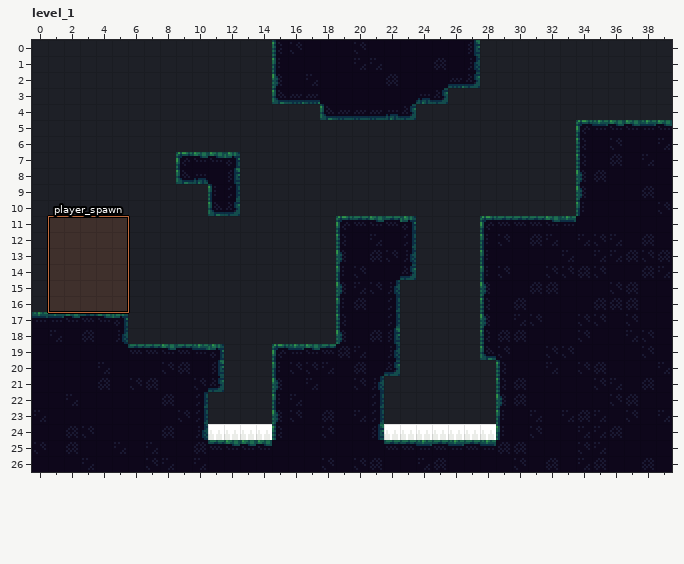
Two states of a LDtk project, Assets/World/Areas/test.ldtk. This is how it looked before the edit.
Cells are 8x8 px. Shown: level_1 x 0..39, y 0..26. The commit also changed other parts of the map, which this record leaves out.
New version:
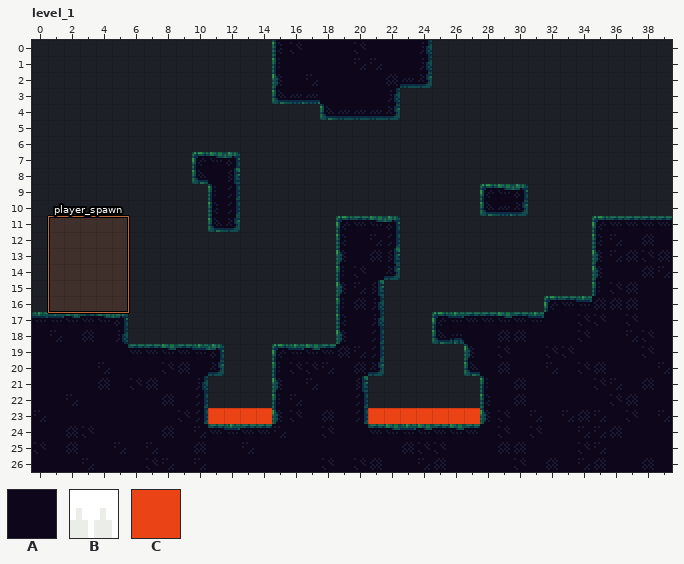
Key: from "static_colliders": A 1 "Wall", B 3 "spike_u", C 7 "out_of_bound_kill".
_ is an empty cell.
Changes in this commit:
Layer "static_colliders":
y 0..2: x 25..27 AAA -> ___
y 3: x 23..25 AAA -> ___
y 4: x 23 A -> _
y 5..6: x 34..39 AAAAAA -> ______
y 7..8: x 9 A -> _; x 34..39 AAAAAA -> ______
y 9..10: x 28..30 ___ -> AAA; x 34..39 AAAAAA -> ______
y 11: x 11..12 __ -> AA; x 23 A -> _; x 28..34 AAAAAAA -> _______
y 12..14: x 23 A -> _; x 28..34 AAAAAAA -> _______
y 15: x 22 A -> _; x 28..34 AAAAAAA -> _______
y 16: x 22 A -> _; x 28..31 AAAA -> ____
y 17..18: x 22 A -> _; x 25..27 ___ -> AAA
y 19: x 22 A -> _; x 27 _ -> A
y 20: x 22 A -> _; x 27..28 __ -> AA
y 21: x 11 A -> _; x 21 A -> _; x 28 _ -> A
y 22: x 21 A -> _; x 28 _ -> A
y 23: x 11..14 ____ -> CCCC; x 21..28 A_______ -> CCCCCCCA
y 24: x 11..14 BBBB -> AAAA; x 22..28 BBBBBBB -> AAAAAAA
